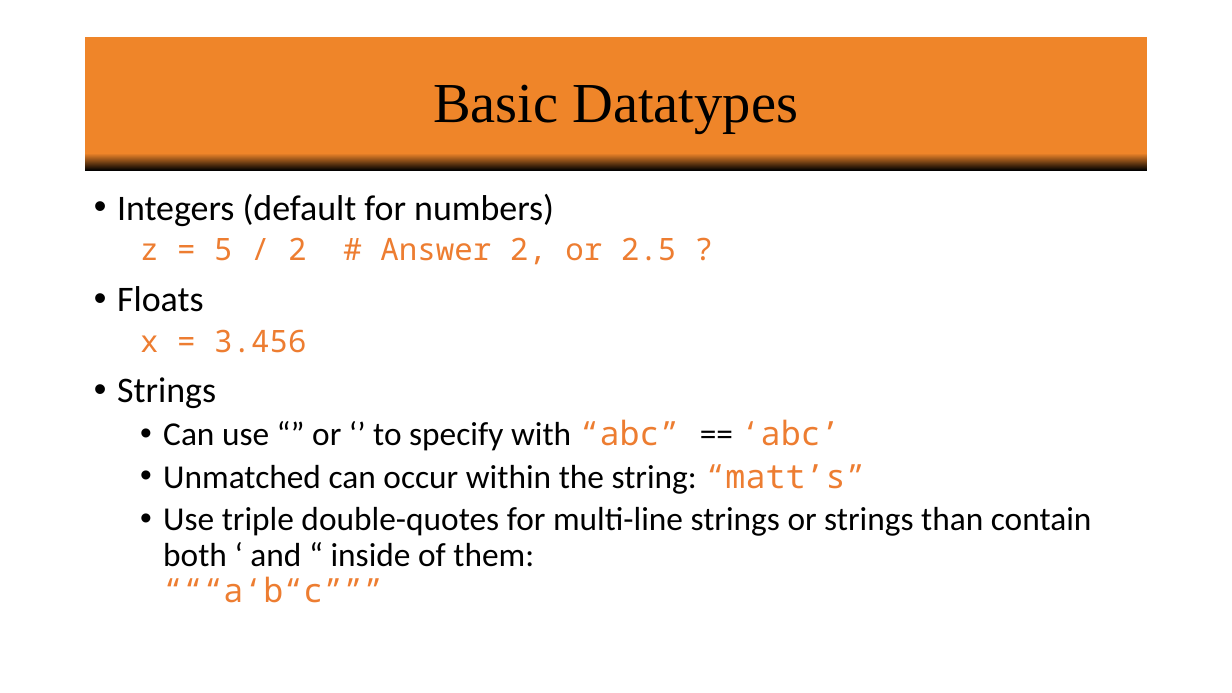
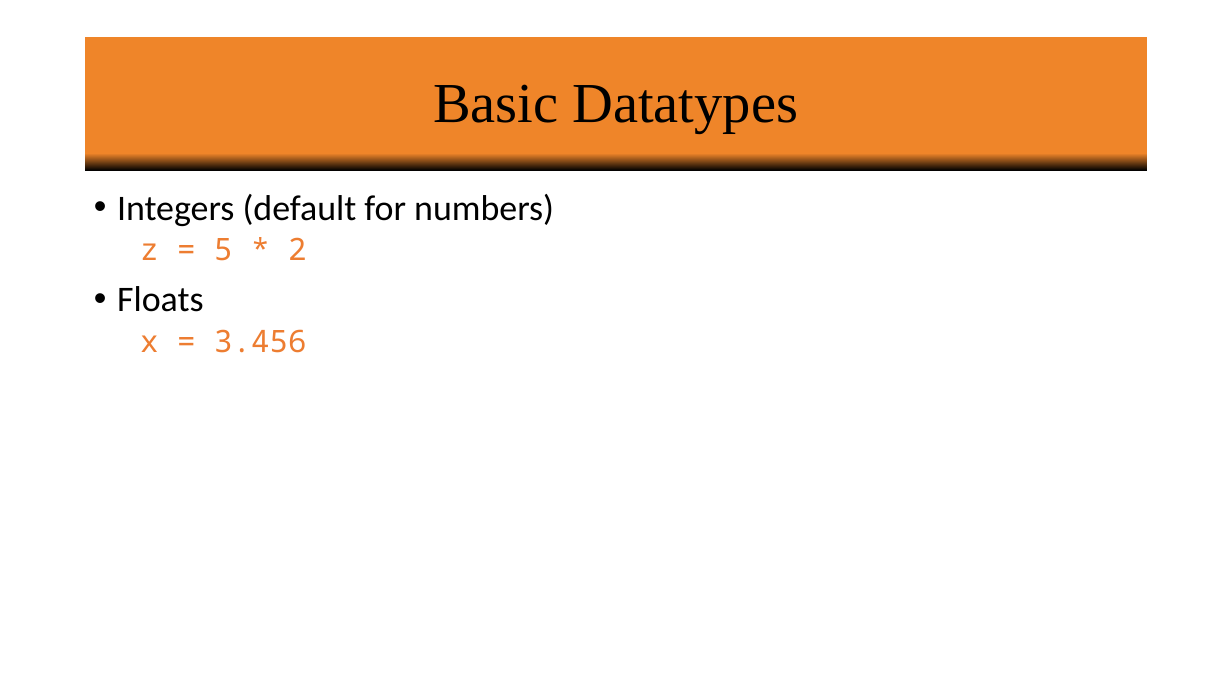
Before and after one commit to vineetbansal/Learning-Python, a slide deck: slide 5 of powerpoint/01 Variables_Operators_Logic_Math.pptx. Drawn at 1232x693 pixels with LibreOffice and Linux fonts; fonts in the diff are those of the drawing; background and template pictures are left out. Boxes give left, top, right and bottom in pixels: in the first picture for what was removed or moved away, otherwise in the second. Text is boxed around its words. In the diff, an @@ line names an element or a change of style, - is before the commit and + after.

```diff
--- a/powerpoint/01 Variables_Operators_Logic_Math.pptx
+++ b/powerpoint/01 Variables_Operators_Logic_Math.pptx
@@ text at (140,237,306,261): text changed @@
-  z = 5 / 2 # Answer 2, or 2.5 ?
+  z = 5 * 2
@@ text at (117,377,1092,603): paragraphs removed @@
-• Strings
-  • Can use “” or ‘’ to specify with “abc” == ‘abc’
-  • Unmatched can occur within the string: “matt’s”
-  • Use triple double-quotes for multi-line strings or strings than contain both ‘ and “ inside of them:
-    “““a‘b“c”””
```
Also in this commit, not shown: 12 other slides changed, 1 other file.
